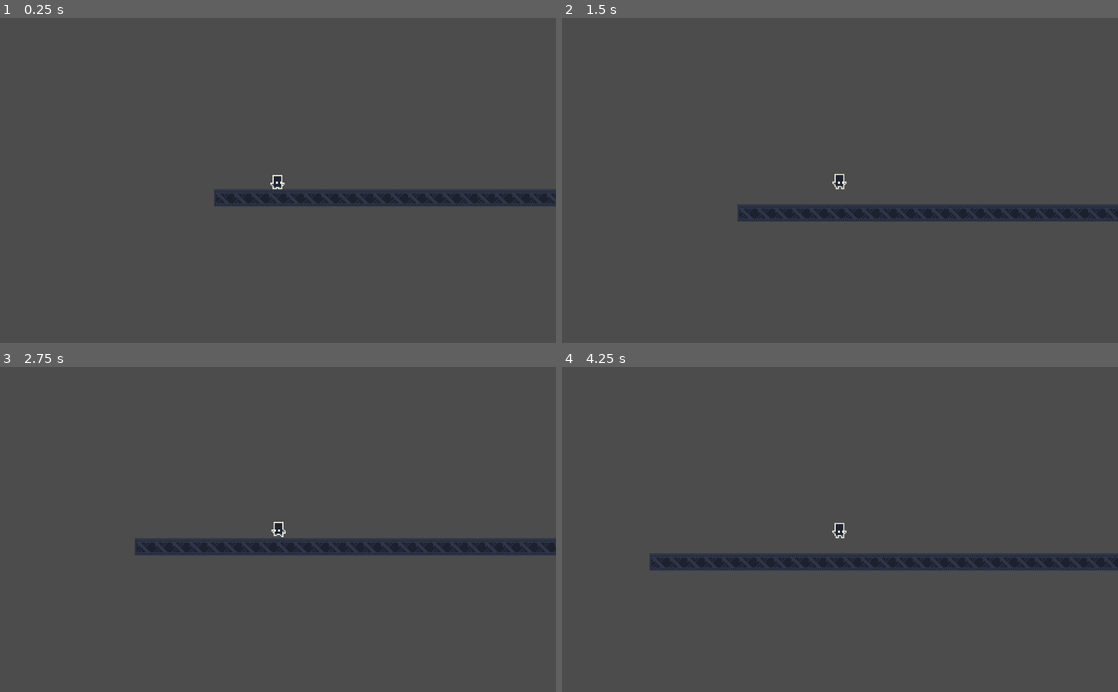
Above: before the commit, frames 1-4 (two rows, left to right).
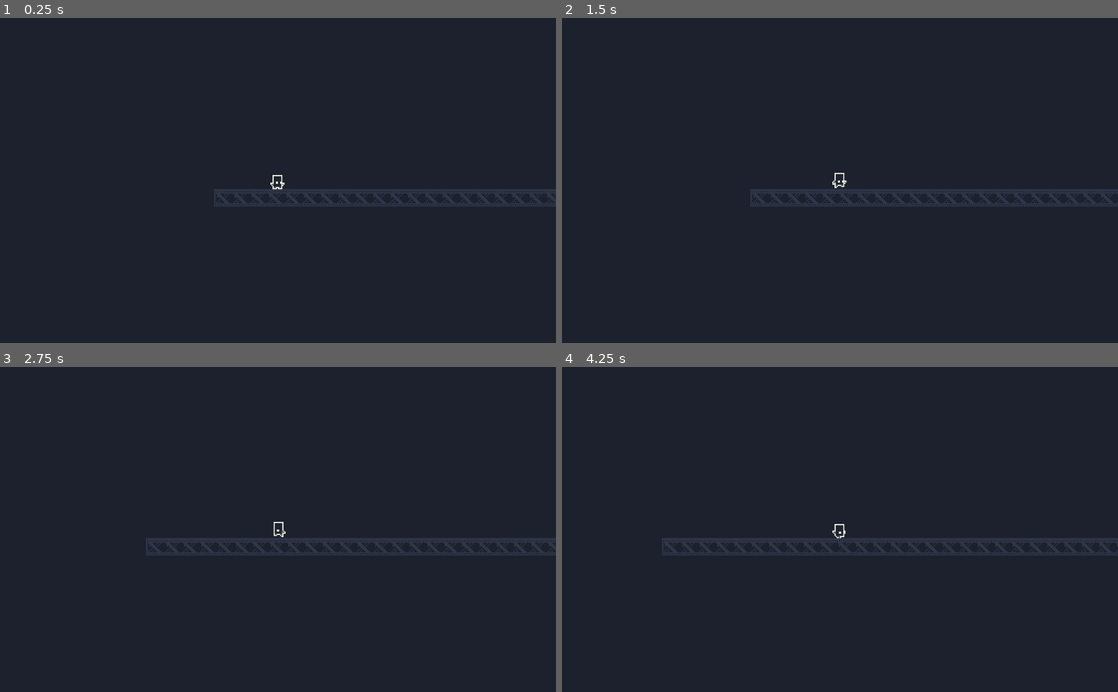
Above: after the commit, the same moments.

Repository: mhoogcarspel/charge_kid
Game: Godot game, scene res://levels/TestingChambers.tscn
Two runs of this game, one before a commit and one after it. Both use one fixed random seed, a clock stepped at 60 frames per second and the inputs below. The project has no main scene, so this scene is started directly.
Inputs:
- Up to frame 1 (0.25 s): no input
- Up to frame 2 (1.5 s): tap Enter at 0.5 s; hold Right (ui_right) from 0.53 s (still down); tap X (ui_shoot) at 0.6 s; tap Z (ui_jump) at 0.77, 0.8, 1.07, 1.35 s
- Up to frame 3 (2.75 s): tap Z (ui_jump) at 1.52, 1.82, 2.3 s; tap X (ui_shoot) at 1.55, 2.1 s; release Right (ui_right) at 2.03 s; hold Left (ui_left) from 2.03 s (still down)
- Up to frame 4 (4.25 s): release Left (ui_left) at 2.78 s; hold Right (ui_right) from 2.78 s (still down); tap X (ui_shoot) at 2.85 s; tap Z (ui_jump) at 3.02, 3.32, 3.6, 3.77, 4.07 s

The runs differ from the first frame. In frame 1, 97% of the frame differs, in the area x 0-100%, y 0-100%; in frame 2, 98%; in frame 3, 97%; in frame 4, 97%.

Commit message:
ADD shooting logic and shooting animation to player

Diff:
--- a/actors/Player.gd
+++ b/actors/Player.gd
@@ -13,18 +13,25 @@
 var velocity := Vector2()
 
 onready var facing : float = 1
-onready var is_moving: bool = false
+
+onready var can_shoot: bool = true
 onready var can_jump: bool = true
 
+onready var is_shooting: bool = false
+onready var is_jumping: bool = false
+onready var is_moving: bool = false
+
 func _physics_process(delta):
-	if self.is_on_floor() && number_of_jumps > 0 && !can_jump:
+	if number_of_jumps > 0:
 		print("JUMP AGAIN MAH FRIEND")
 		can_jump = true
 
-	move(get_directional_inputs(), delta)
-	jump()
-	damping()
-	velocity = move_and_slide(velocity, Vector2(0,-1))
+	shoot()
+	if !is_shooting:
+		velocity = move_and_slide(velocity, Vector2(0,-1))
+		move(get_directional_inputs(), delta)
+		jump()
+		damping()
 
 
 
@@ -49,6 +56,7 @@
 		print("JUMP MAH FRIEND")
 		velocity.y = -jump_velocity
 		can_jump = false
+		#is_jumping = true
 		number_of_jumps -= 1
 
 	if Input.is_action_just_released("ui_jump") && velocity.y < 0:
@@ -66,3 +74,9 @@
 
 func is_airborne() -> bool:
 	return !self.is_on_floor()
+
+func shoot() -> void:
+	if Input.is_action_just_pressed("ui_shoot") && can_shoot:
+		print("Shooterino MAH FRIEND")
+		is_shooting = true
+		can_shoot = false
--- a/actors/PlayerSprite.gd
+++ b/actors/PlayerSprite.gd
@@ -5,11 +5,14 @@
 
 func _process(delta):
 	flip_sprite(player.facing)
-	if player.is_on_floor():
+	if player.is_on_floor() && !player.is_shooting:
 		play_move_animation(player.is_moving)
+	elif !player.is_shooting:
+		animation_player.play("Airborne")
 	else:
-		animation_player.play("Airborne")
-
+		animation_player.play("Shooting")
+		yield(animation_player, "animation_finished")
+		player.is_shooting = false
 
 func flip_sprite(facing) -> void:
 	if facing > 0 && flip_h:
--- a/levels/TestingChambers.tscn
+++ b/levels/TestingChambers.tscn
@@ -14,7 +14,9 @@
 max_fall_speed = 200.0
 horizontal_acceleration = 100.0
 horizontal_max_speed = 50.0
-number_of_jumps = 500
+number_of_jumps = 1
 coyote_jump_timer = 1.0
 jump_velocity = 200.0
 jump_control = 0.2
+
+[node name="CanvasLayer" type="CanvasLayer" parent="."]
--- a/project.godot
+++ b/project.godot
@@ -43,4 +43,5 @@
 quality/driver/driver_name="GLES2"
 vram_compression/import_etc=true
 vram_compression/import_etc2=false
+environment/default_clear_color=Color( 0.113725, 0.129412, 0.176471, 1 )
 environment/default_environment="res://default_env.tres"
